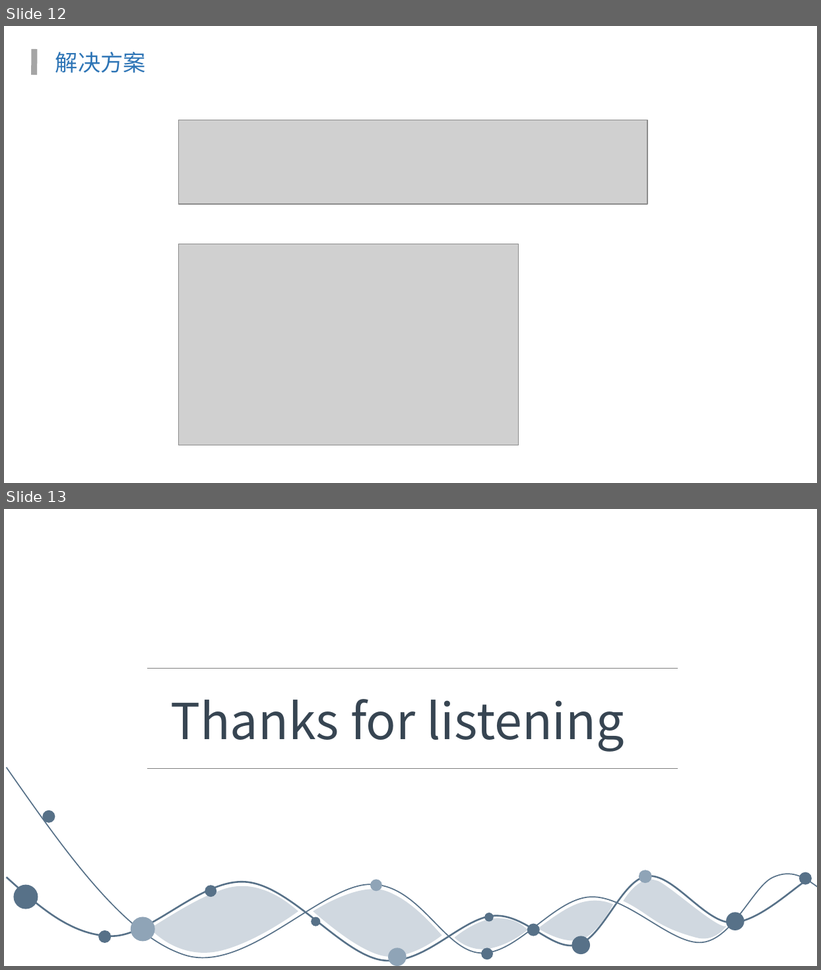
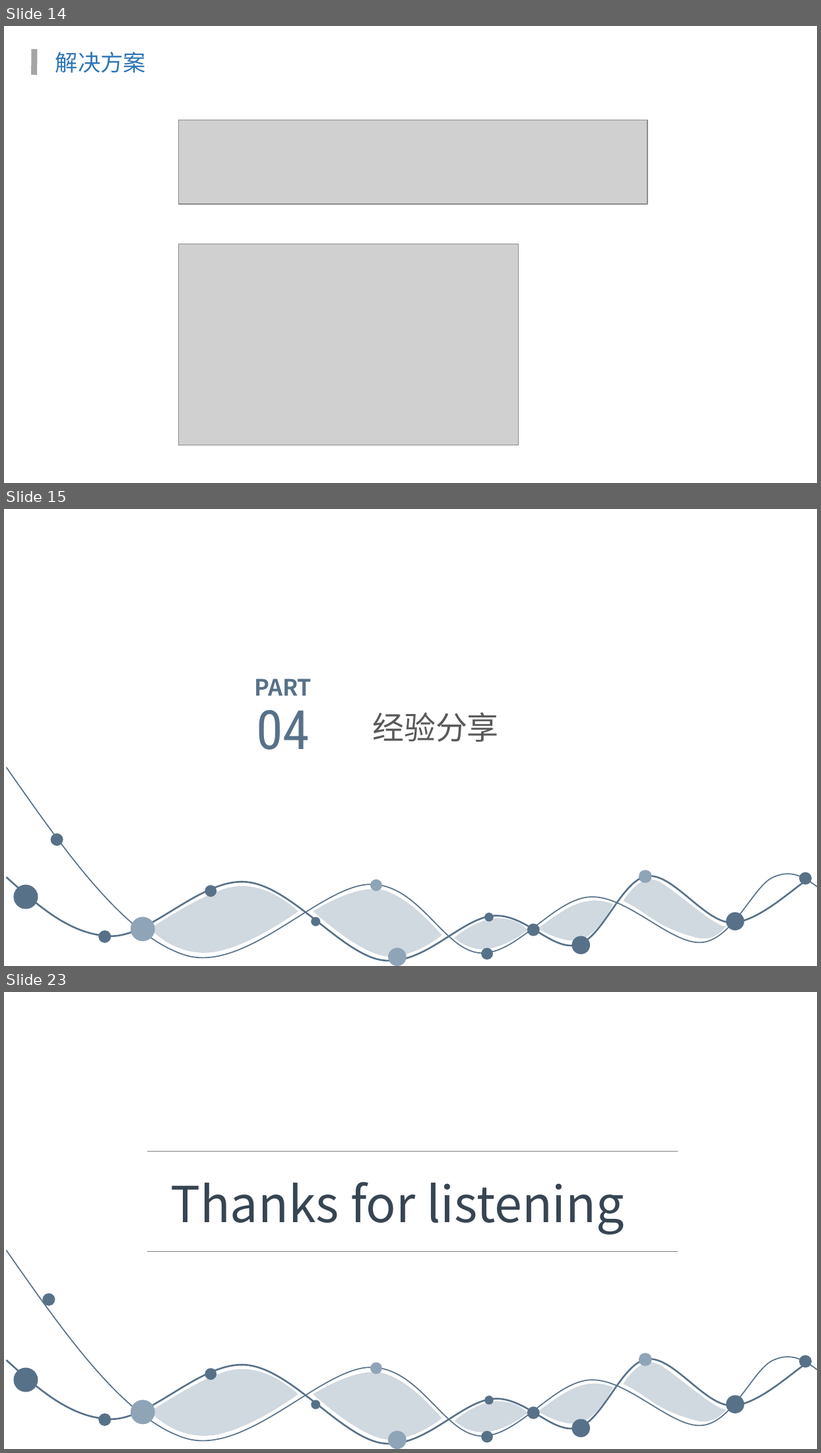
Before and after one commit to WuYunVanilla/AdvancedWebPJ, a slide deck: 高级WEB展示.pptx. Shown one above the other, each under a label of ours: slides 12 and 13 before the commit, slides 14, 15 and 23 after it; the slides between them are not shown. The pictures are 821x970 and 821x1453 pixels, drawn with LibreOffice and Linux fonts; fonts in the diff are those of the drawing; grey boxes stand for pictures. Boxes give left, top, right and bottom in pixels: in the first picture for what was removed or moved away, otherwise in the second. Text is boxed around its words. In the diff, an @@ line names an element or a change of style, - is before the commit and + after.

```diff
--- a/高级WEB展示.pptx
+++ b/高级WEB展示.pptx
@@ slide 15 added at bbox=[4, 509, 817, 966], background #FFFFFF @@
@@ text added at bbox=[254, 679, 312, 696], 20 pt, text #577188, bold @@
+PART
@@ text added at bbox=[256, 710, 310, 750], 48 pt, text #577188 @@
+04
@@ text added at bbox=[372, 712, 498, 742], 28 pt, text #595959 @@
+经验分享
@@ freeform shape added at bbox=[7, 768, 817, 958], outline #577188 1 pt @@
@@ ellipse added at bbox=[50, 834, 63, 846], fill #577188 @@
@@ freeform shape added at bbox=[7, 877, 809, 961], outline #577188 1.5 pt @@
@@ ellipse added at bbox=[14, 885, 38, 909], fill #577188 @@
@@ ellipse added at bbox=[371, 880, 383, 892], fill #8FA4B7 @@
@@ group added at bbox=[151, 874, 727, 960]: 5 freeform shapes @@
@@ ellipse added at bbox=[639, 870, 652, 883], fill #8FA4B7 @@
@@ ellipse added at bbox=[799, 873, 811, 885], fill #577188 @@
@@ ellipse added at bbox=[205, 885, 217, 898], fill #577188 @@
@@ ellipse added at bbox=[131, 917, 155, 941], fill #8FA4B7 @@
@@ ellipse added at bbox=[312, 917, 320, 926], fill #577188 @@
@@ ellipse added at bbox=[484, 913, 494, 922], fill #577188 @@
@@ ellipse added at bbox=[527, 923, 539, 936], fill #577188 @@
@@ ellipse added at bbox=[726, 912, 744, 930], fill #577188 @@
@@ ellipse added at bbox=[98, 931, 110, 943], fill #577188 @@
@@ ellipse added at bbox=[572, 937, 589, 955], fill #577188 @@
@@ ellipse added at bbox=[388, 948, 406, 966], fill #8FA4B7 @@
@@ ellipse added at bbox=[481, 948, 494, 960], fill #577188 @@
@@ what was slide 12 is now slide 14 @@
@@ what was slide 13 is now slide 23 @@
```
Also in this commit, not shown: 3 slides changed, 9 other slides added, 1 other file.
